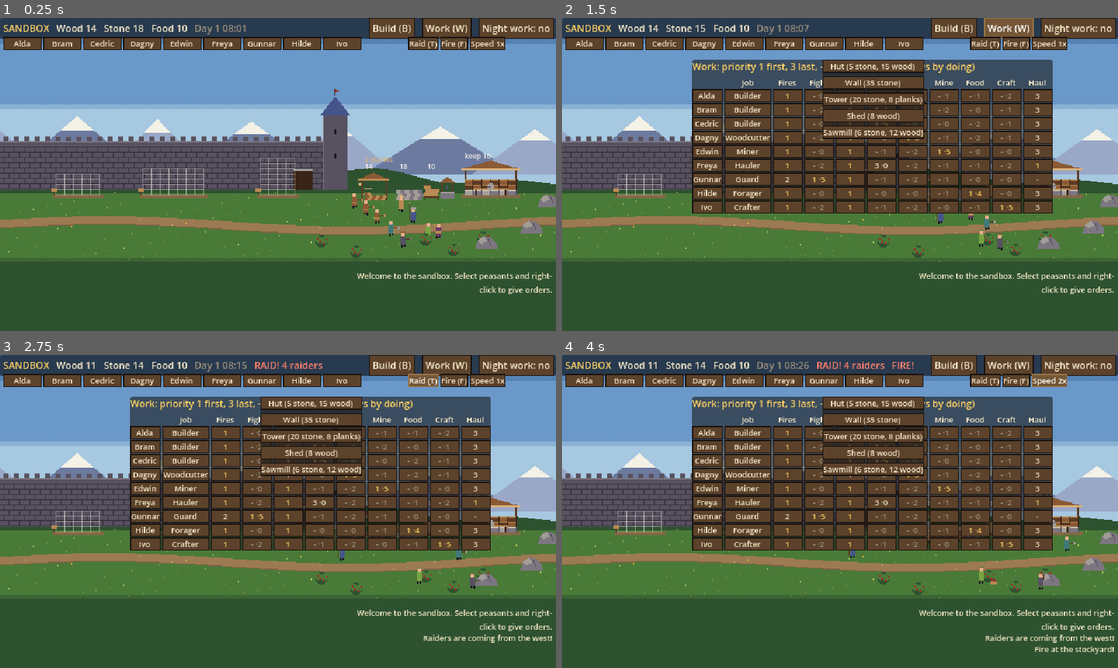
Above: before the commit, frames 1-4 (two rows, left to right).
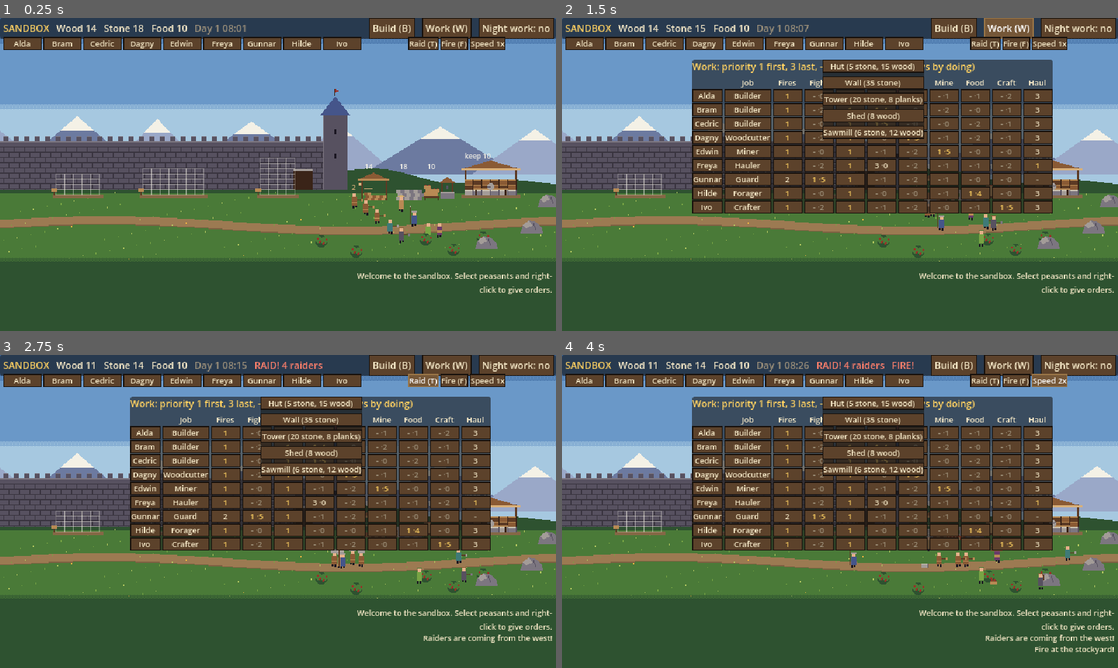
Above: after the commit, the same moments.

Repository: henrikmoepe-del/basebygger
Game: Godot game, scene res://sandbox/sandbox.tscn
The game is run twice, just before and just after one commit, with the same random seed, the same clock (stepped at 60 frames per second) and the same inputs. This scene is started directly instead of the project's main scene.
Inputs:
- Up to frame 1 (0.25 s): no input
- Up to frame 2 (1.5 s): click "Build (B)" at 0.5 s; click "Work (W)" at 1.25 s
- Up to frame 3 (2.75 s): click "Raid (T)" at 2 s
- Up to frame 4 (4 s): click "Fire (F)" at 2.75 s; click "Speed 1x" at 3.5 s

The runs differ from the first frame. In frame 1, 0.2% of the frame differs, in the area x 63-80%, y 44-74%; in frame 2, 0.2%; in frame 3, 0.4%; in frame 4, 0.4%, in the area x 51-93%, y 44-68%.

Commit message:
Sandbox: peasants keep to the dirt path on long walks, each in a lane; planks count beside the shed
Co-Authored-By: Claude Opus 5.5 <noreply@anthropic.com>
Claude-Session: https://claude.ai/code/session_01KRfBmN2ZEbarco8VY7eoa6

Diff:
--- a/sandbox/sandbox.gd
+++ b/sandbox/sandbox.gd
@@ -329,6 +329,11 @@
 	return n
 
 
+## The middle of the dirt path at x (it winds gently, see sb_backdrop.gd).
+func path_y(x: float) -> float:
+	return 38.5 + 6.0 * sin(x / 90.0)
+
+
 ## A finished Hut with a free bed, or null.
 func free_bed() -> Node2D:
 	for s in sites:
--- a/sandbox/sb_backdrop.gd
+++ b/sandbox/sb_backdrop.gd
@@ -43,6 +43,7 @@
 	# The dirt path runs along the middle of the band, gently winding.
 	x = LEFT
 	while x < RIGHT:
+		# Keep in step with sandbox.gd path_y.
 		var y := 34.0 + 6.0 * sin(x / 90.0)
 		draw_rect(Rect2(x, y, 4, 9), SbData.DIRT)
 		draw_rect(Rect2(x, y + 9, 4, 1), SbData.DIRT.darkened(0.2))
--- a/sandbox/sb_peasant.gd
+++ b/sandbox/sb_peasant.gd
@@ -15,6 +15,8 @@
 const REACH := 9.0
 const FLEE_FROM := 70.0
 const MAX_LOAD := 3
+## Further than this along the ground, one keeps to the path.
+const PATH_FROM := 60.0
 ## Loose things this near the one picked up are taken along on the same trip.
 const GATHER_RADIUS := 26.0
 ## How near a raider must come before a drafted peasant goes for it.
@@ -817,13 +819,21 @@
 	return position.distance_to(p) < 1.0
 
 
-## Walks towards p across the ground band. Returns true once there.
+## Walks towards p across the ground band. Returns true once there. On a
+## long way they keep to the dirt path, each in their own lane on it, and
+## leave it near the end.
 func _go(p: Vector2, delta: float, pace := 1.0) -> bool:
 	p.y = clampf(p.y, SbData.WALK_TOP, SbData.WALK_BOTTOM)
 	if _at(p):
 		return true
 	_walking = true
-	position = position.move_toward(p, SPEED * pace * delta)
+	var dx := p.x - position.x
+	if absf(dx) > PATH_FROM:
+		var lane := float(hash(name) % 7) - 3.0
+		var vy := clampf((world.path_y(position.x) + lane - position.y) * 0.08, -0.8, 0.8)
+		position += Vector2(signf(dx), vy).normalized() * SPEED * pace * delta
+	else:
+		position = position.move_toward(p, SPEED * pace * delta)
 	if absf(p.x - position.x) > 0.5:
 		scale.x = 1.0 if p.x > position.x else -1.0
 	return _at(p)
--- a/sandbox/sb_stockyard.gd
+++ b/sandbox/sb_stockyard.gd
@@ -75,6 +75,6 @@
 	for i in mini(stock.planks, 10):
 		draw_rect(Rect2(-31 + (i % 5) * 5, -14 - (i / 5) * 2, 5, 1), SbData.PLANK)
 	if stock.planks > 0:
-		draw_string(ThemeDB.fallback_font, Vector2(-30, -44), "%d planks" % stock.planks, HORIZONTAL_ALIGNMENT_LEFT, -1, 8, SbData.PLANK)
+		draw_string(ThemeDB.fallback_font, Vector2(-62, -12), "%d" % stock.planks, HORIZONTAL_ALIGNMENT_RIGHT, 22, 8, SbData.PLANK)
 	draw_string(ThemeDB.fallback_font, Vector2(-30, -36), str(stock.wood), HORIZONTAL_ALIGNMENT_LEFT, -1, 8, SbData.WHITE)
 	draw_string(ThemeDB.fallback_font, Vector2(10, -36), str(stock.stone), HORIZONTAL_ALIGNMENT_LEFT, -1, 8, SbData.WHITE)
Binary file added: sandbox/shots/path.png
